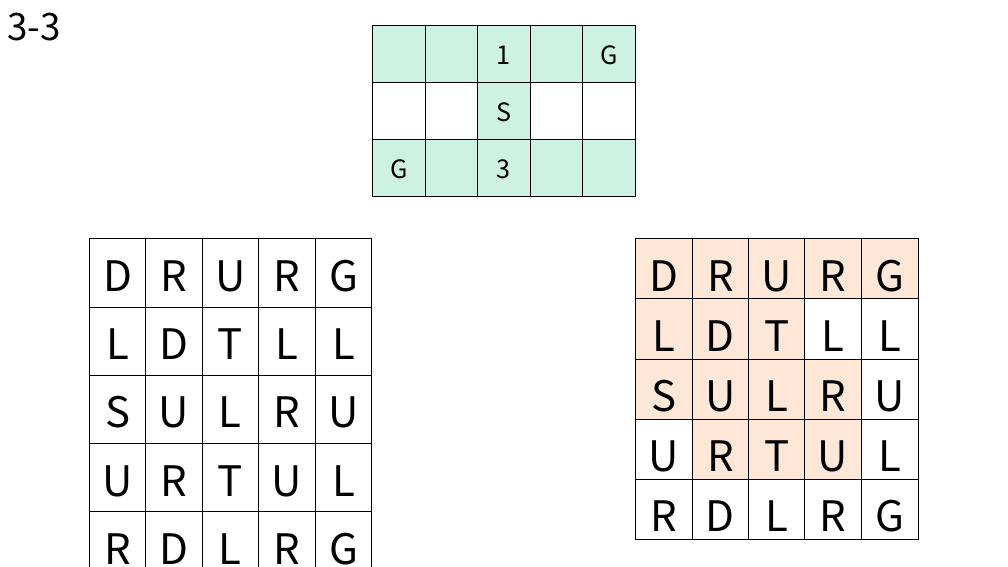
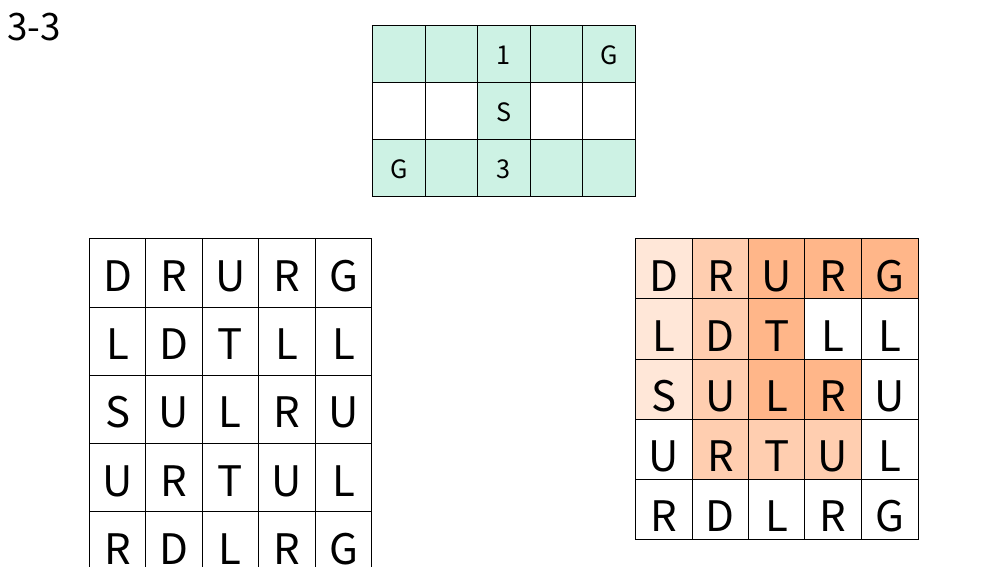
Before and after one commit to BSF0124/Brain-Control, a slide deck: slide 21 of etc/레벨디자인.pptx. Drawn at 1008x567 pixels with LibreOffice and Linux fonts; fonts in the diff are those of the drawing. Boxes give left, top, right and bottom in pixels: in the first picture for what was removed or moved away, otherwise in the second. Text is boxed around its words. In the diff, an @@ line names an element or a change of style, - is before the commit and + after.

```diff
--- a/etc/레벨디자인.pptx
+++ b/etc/레벨디자인.pptx
@@ table at box(636, 239, 919, 544) @@
@@ fill #FFE7D8 to #FFCEB0 in 6 cells @@
@@ fill #FFE7D8 to #FFB689 in 6 cells @@
```
Also in this commit, not shown: 3 other slides changed, 6 slides added, 1 slide removed.
